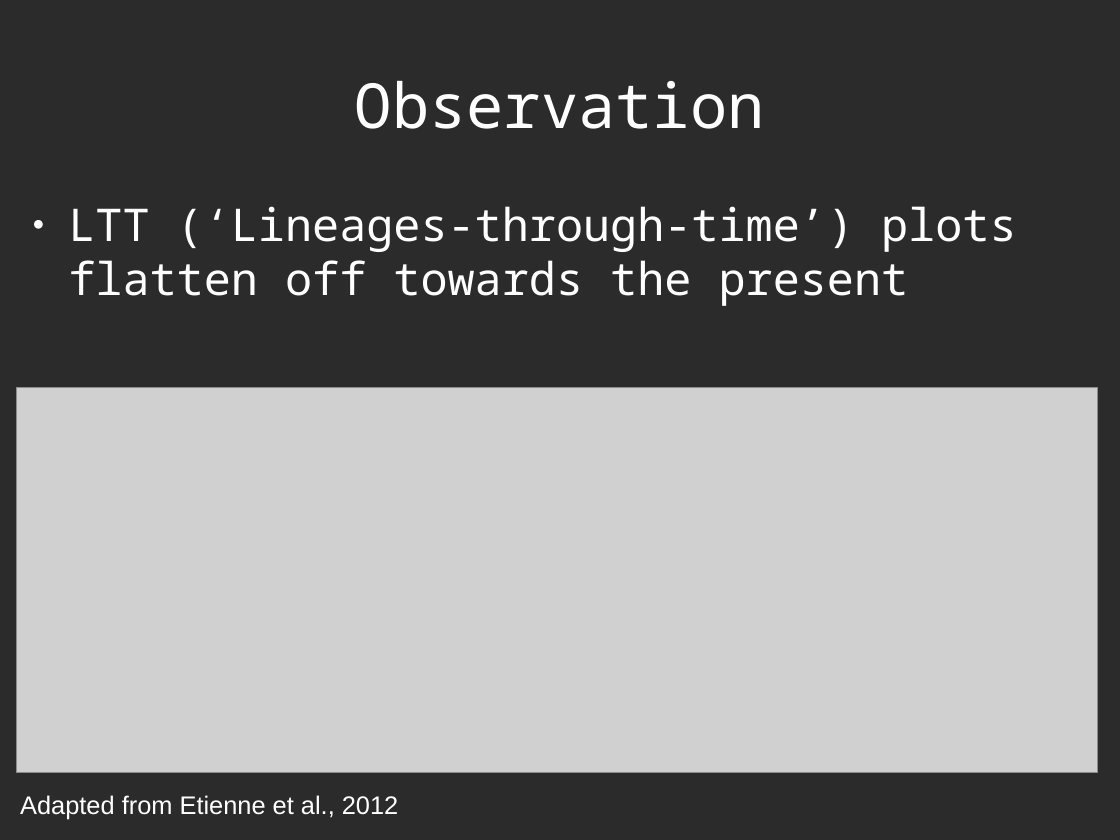
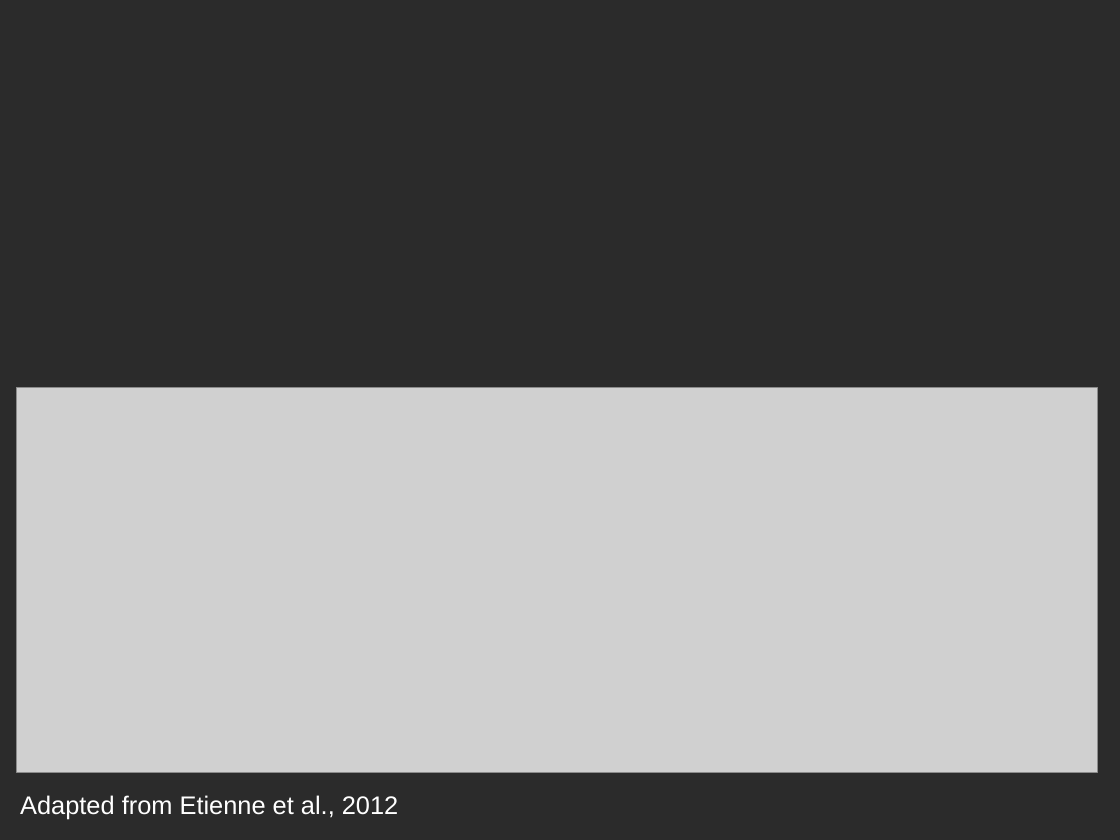
Before and after one commit to richelbilderbeek/Science, a slide deck: slide 11 of Bilderbeek20170213TresMeeting/20170213TresMeeting.odp (slide 4 before the commit). Drawn at 1120x840 pixels with LibreOffice and Linux fonts; fonts in the diff are those of the drawing; grey boxes stand for pictures; background and template pictures are left out; a plain dark background stands for a picture behind light text. Boxes give left, top, right and bottom in pixels: in the first picture for what was removed or moved away, otherwise in the second. Text is boxed around its words. In the diff, an @@ line names an element or a change of style, - is before the commit and + after.

```diff
--- a/Bilderbeek20170213TresMeeting/20170213TresMeeting.odp
+++ b/Bilderbeek20170213TresMeeting/20170213TresMeeting.odp
@@ title removed at (355,81,765,129) @@
-Observation
@@ text removed at (68,206,1016,306) @@
-● LTT (‘Lineages-through-time’) plots flatten off towards the present
```
Also in this commit, not shown: 2 other slides changed, 9 slides added, 3 slides removed, 5 other files.
